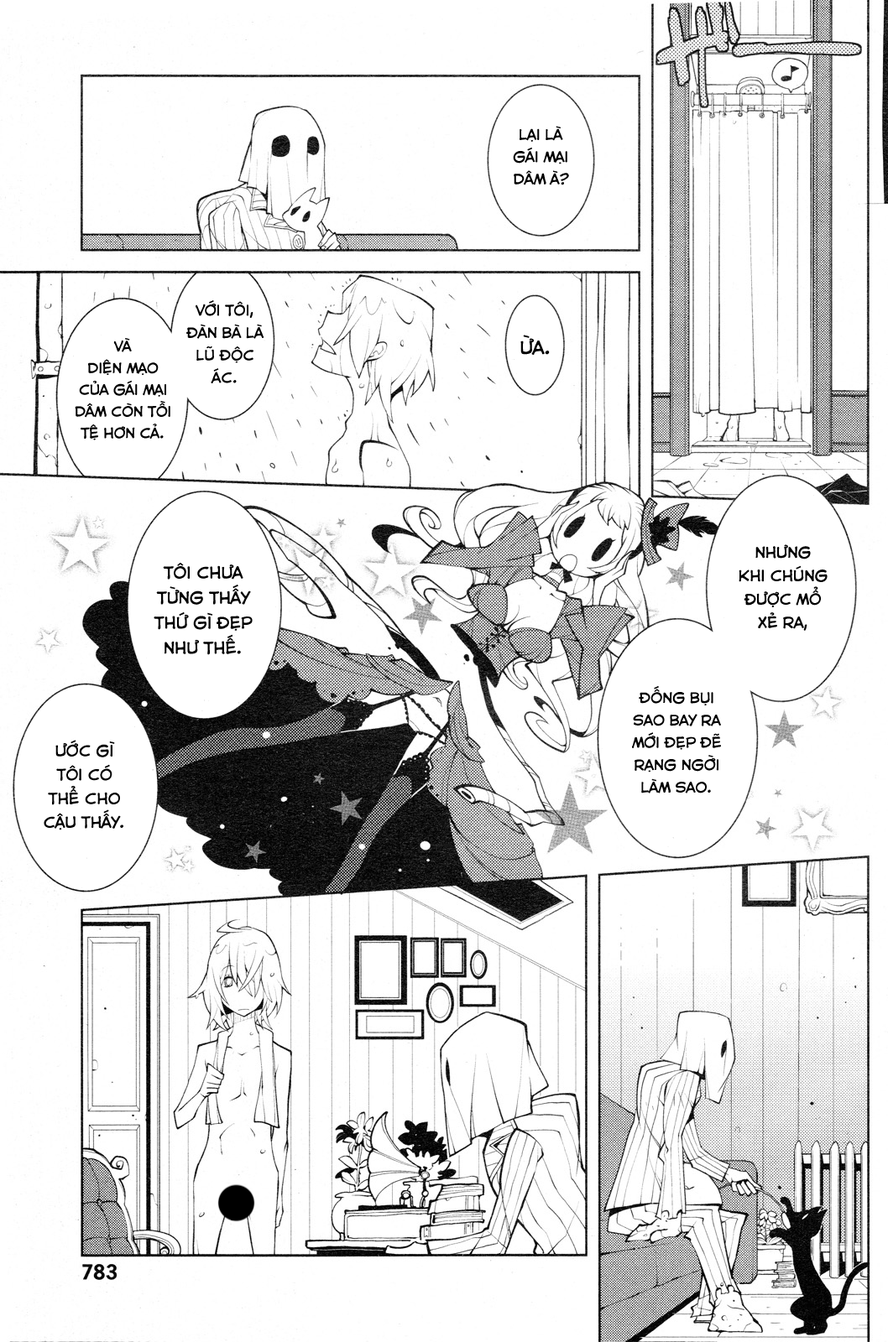
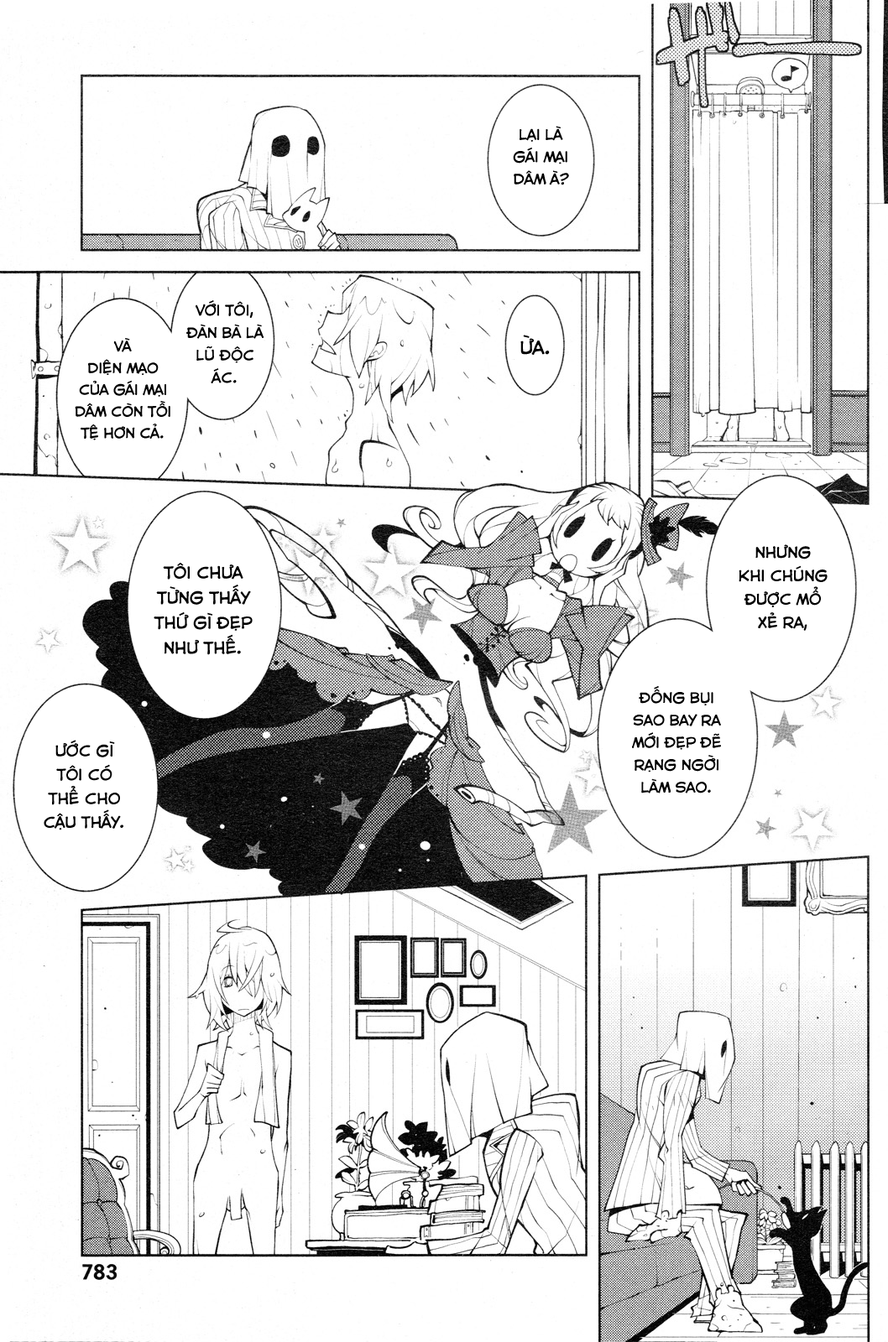
Before/after of a w=888, h=1342 layered artwork. What changed in the layer stack:
removed layer "Layer 2" over left=217, top=1183, right=256, bottom=1223
